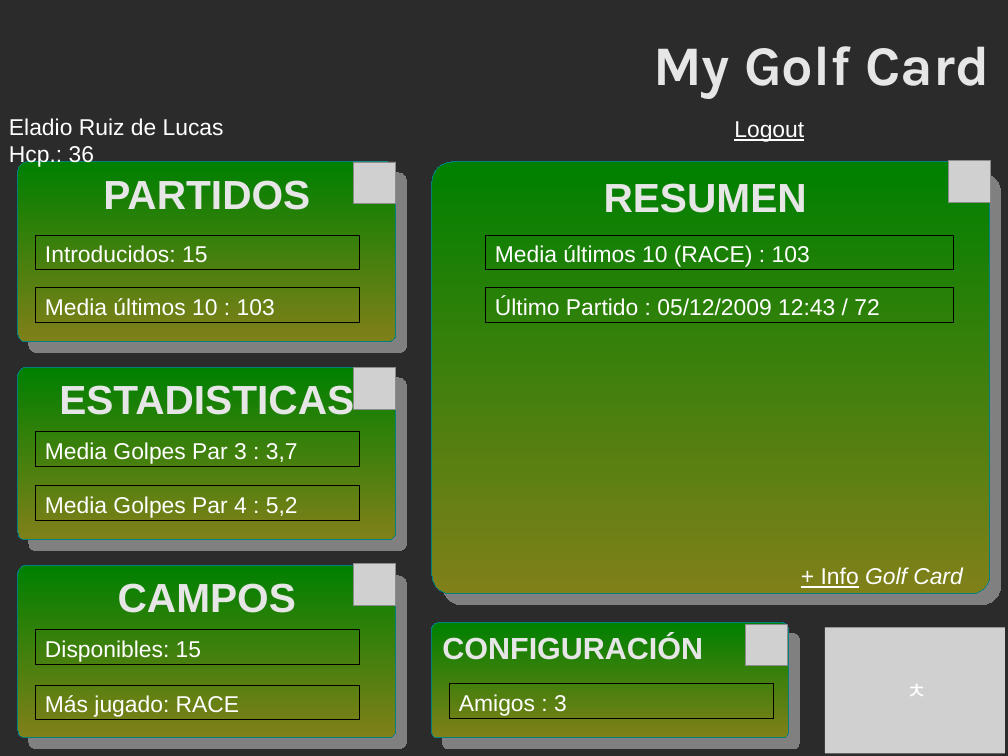
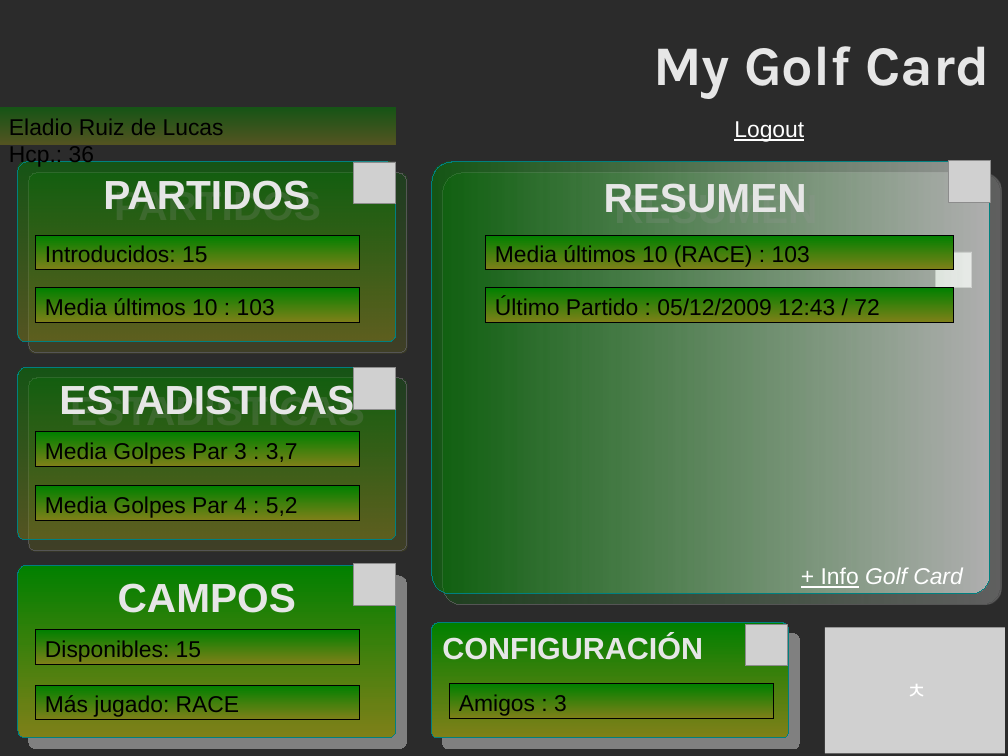
Before and after one commit to eladioruiz/golf, a slide deck: slide 4 of doc/technical_documentation/golf_01.odp (slide 2 before the commit). Drawn at 1008x756 pixels with LibreOffice and Linux fonts; fonts in the diff are those of the drawing; grey boxes stand for pictures; background and template pictures are left out; a plain dark background stands for a picture behind light text. Boxes give left, top, right and bottom in pixels: in the first picture for what was removed or moved away, otherwise in the second. Text is boxed around its words. In the diff, an @@ line names an element or a change of style, - is before the commit and + after.

```diff
--- a/doc/technical_documentation/golf_01.odp
+++ b/doc/technical_documentation/golf_01.odp
@@ text colour #FFFFFF to #000000; fill none to gradient #008000 to #028000 to #038001 to #058001 to #068001 to #088001 in 10 elements at box(486, 235, 954, 270), box(36, 235, 359, 270), box(36, 630, 359, 665), box(486, 288, 954, 323), box(36, 686, 359, 721), box(36, 288, 359, 323), box(450, 684, 774, 719), box(36, 432, 359, 466), box(36, 486, 359, 520), box(0, 108, 396, 144) @@
@@ rectangle "Eladio Ruiz de Lucas Hcp.: ...": place and size @@
-rectangle "Eladio Ruiz de Lucas Hcp.: ..." at box(9, 118, 224, 168)
+rectangle "Eladio Ruiz de Lucas Hcp.: ..." at box(0, 108, 396, 144)
@@ rounded rectangle "PARTIDOS" at box(18, 162, 396, 342): fill gradient #008000 to #808019 to gradient #008000 to #028000 to #038001 to #058001 to #068001 to #088001; shadow changed @@
@@ rounded rectangle "RESUMEN" at box(432, 162, 990, 594): fill gradient #008000 to #808019 to gradient #008000 to #038203 to #068306 to #098509 to #0C860C to #0F880F; shadow changed @@
@@ rounded rectangle "ESTADISTICAS" at box(18, 368, 396, 541): fill gradient #008000 to #808019 to gradient #008000 to #028000 to #038001 to #058001 to #068001 to #088001; shadow changed @@
@@ rounded rectangle "CAMPOS" at box(18, 565, 396, 738): fill gradient #008000 to #808019 to gradient #008000 to #028000 to #038001 to #058001 to #068001 to #088001 @@
@@ rounded rectangle "CONFIGURACIÓN" at box(432, 623, 788, 738): fill gradient #008000 to #808019 to gradient #008000 to #028000 to #038001 to #058001 to #068001 to #088001 @@
```
Also in this commit, not shown: 8 other slides changed, 2 slides added, 21 other files.
